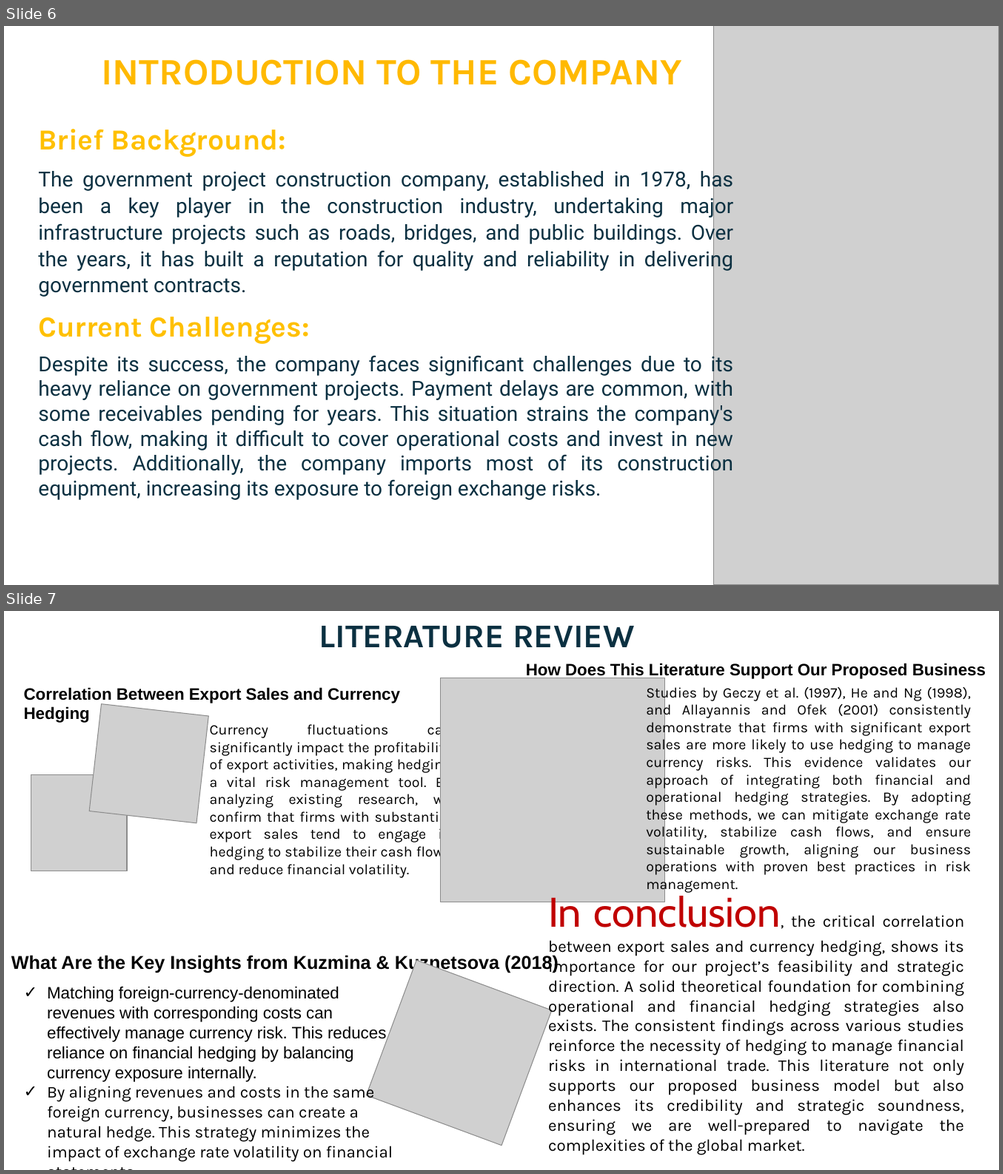
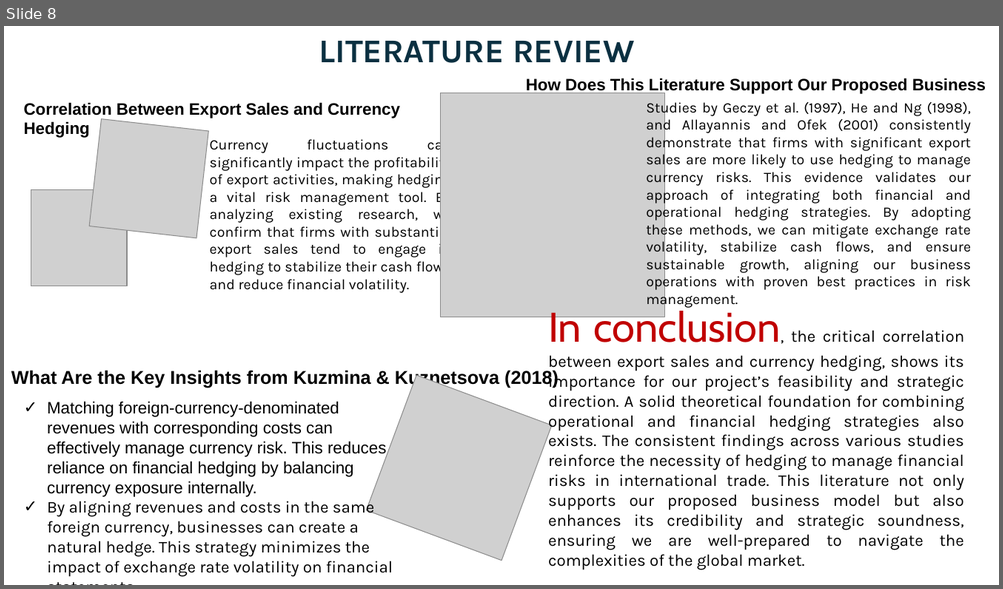
Before and after one commit to Gbekoilias/SustainableBusinessExpansion, a slide deck: Diversification Strategy for Government Construction.pptx. Shown one above the other, each under a label of ours: slides 6 and 7 before the commit, slide 8 after it. The pictures are 1003x1174 and 1003x589 pixels, drawn with LibreOffice and Linux fonts; fonts in the diff are those of the drawing; grey boxes stand for pictures. Boxes give left, top, right and bottom in pixels: in the first picture for what was removed or moved away, otherwise in the second. Text is boxed around its words. In the diff, an @@ line names an element or a change of style, - is before the commit and + after.

```diff
--- a/Diversification Strategy for Government Construction.pptx
+++ b/Diversification Strategy for Government Construction.pptx
@@ slide 6 removed at (x1=4, y1=26, x2=999, y2=585), background #FFFFFF @@
@@ picture removed at (x1=714, y1=26, x2=999, y2=585) @@
@@ text removed at (x1=101, y1=59, x2=682, y2=85) @@
-INTRODUCTION TO THE COMPANY
@@ text removed at (x1=38, y1=129, x2=733, y2=500) @@
-Brief Background:
-The government project construction company, established in 1978, has been a key player in the construction industry, undertaking major infrastructure projects such as roads, bridges, and public buildings. Over the years, it has built a reputation for quality and reliability in delivering government contracts.
-Current Challenges:
-Despite its success, the company faces significant challenges due to its heavy reliance on government projects. Payment delays are common, with some receivables pending for years. This situation strains the company's cash flow, making it difficult to cover operational costs and invest in new projects. Additionally, the company imports most of its construction equipment, increasing its exposure to foreign exchange risks.
@@ what was slide 7 is now slide 8 @@
```
Also in this commit, not shown: 2 slides changed, 7 slides added, 1 other slide removed, 5 other files.
